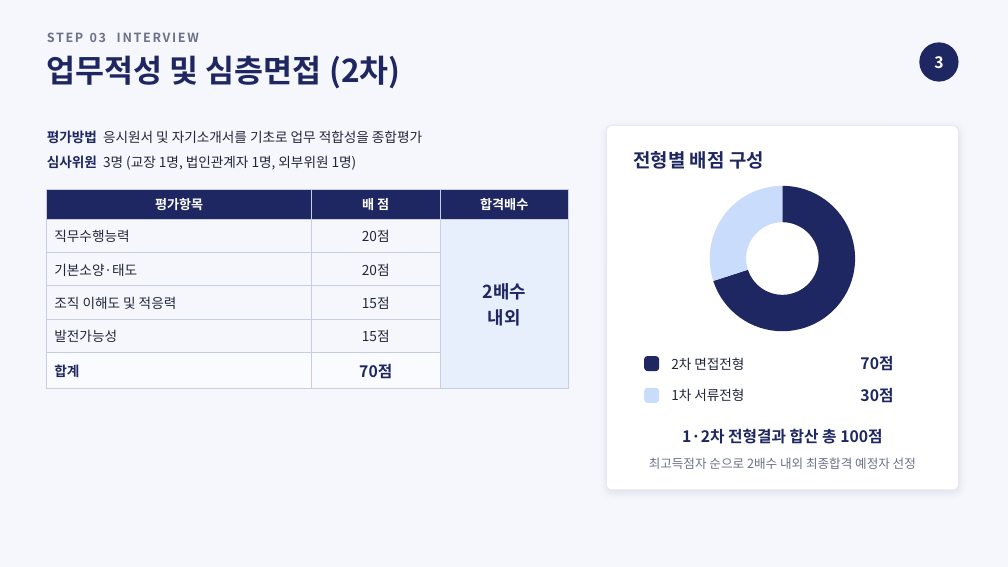
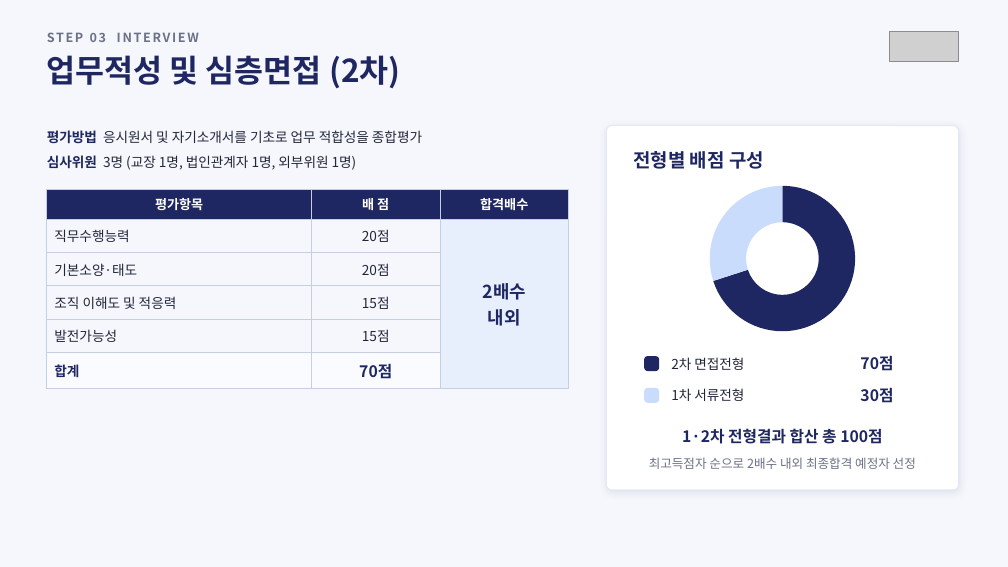
Before and after one commit to sogood459-max/miracle-guy, a slide deck: slide 8 of docs/2027년_사무직원_채용계획안_B_중앙워터마크.pptx. Drawn at 1008x567 pixels with LibreOffice and Linux fonts; fonts in the diff are those of the drawing; grey boxes stand for pictures. Boxes give left, top, right and bottom in pixels: in the first picture for what was removed or moved away, otherwise in the second. Text is boxed around its words. In the diff, an @@ line names an element or a change of style, - is before the commit and + after.

```diff
--- a/docs/2027년_사무직원_채용계획안_B_중앙워터마크.pptx
+++ b/docs/2027년_사무직원_채용계획안_B_중앙워터마크.pptx
@@ picture added at [889,32,959,61] @@
@@ ellipse removed at [920,42,959,82] @@
@@ text removed at [934,56,943,68] @@
-3
```
Also in this commit, not shown: 9 other slides changed, 2 other files.
